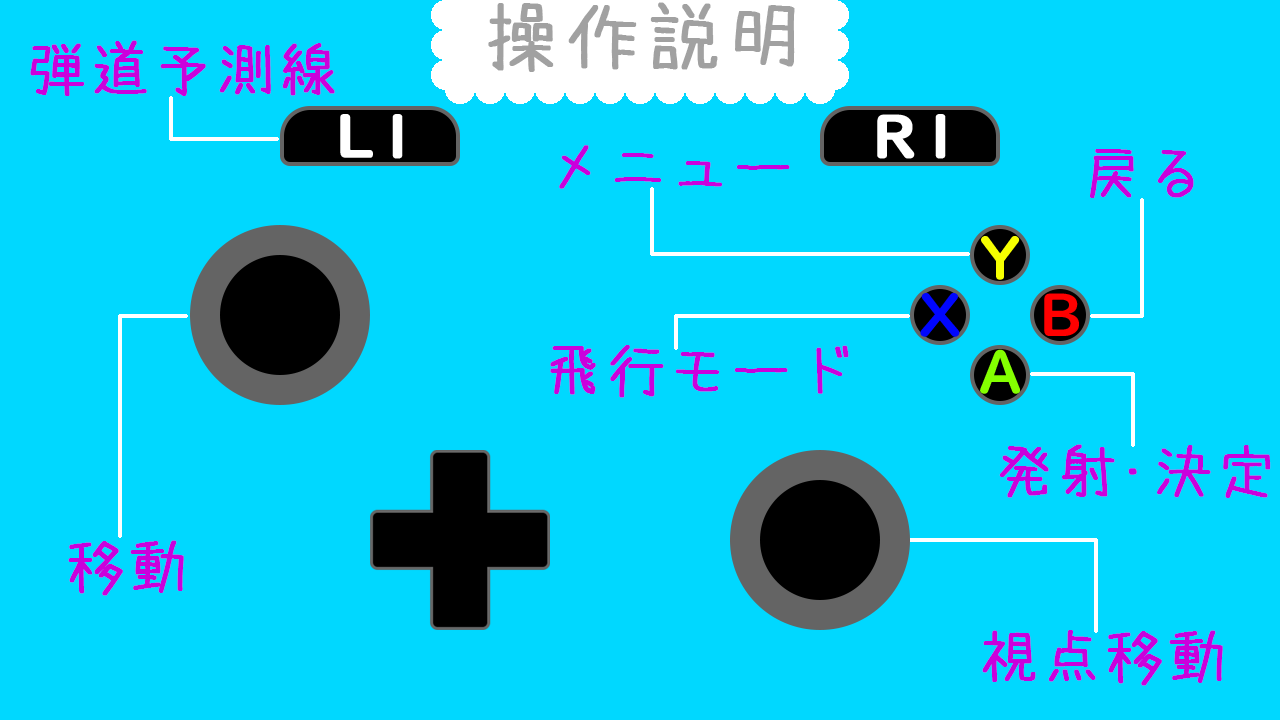
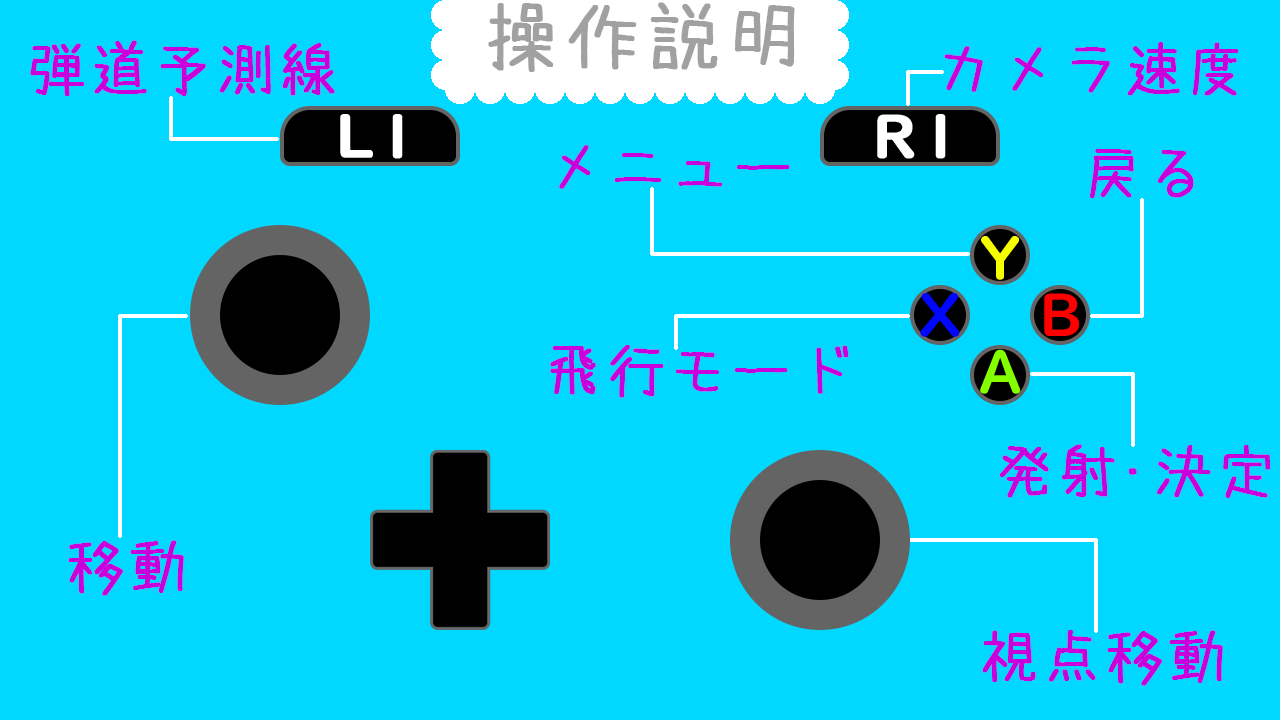
Two versions of the same layered image (w=1280, h=720). Layer-by-layer changes:
added layer "カメラ速度" above "弾道予測線" over bbox(944, 42, 1239, 96)
painted on "レイヤー 1" over bbox(906, 70, 944, 106)
